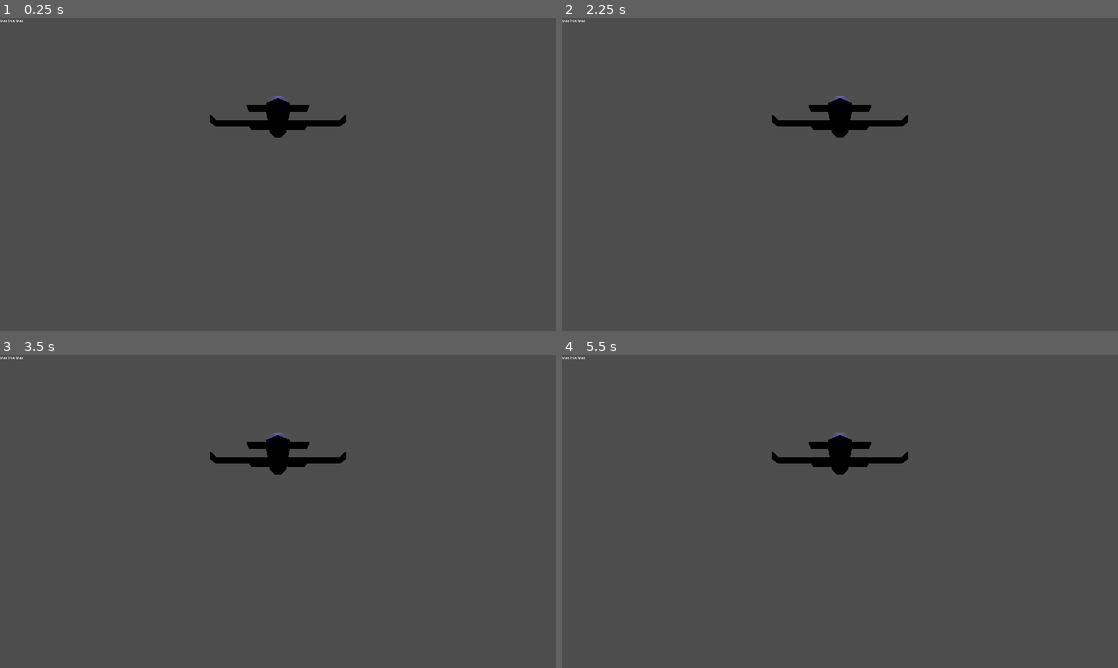
Above: before the commit, frames 1-4 (two rows, left to right).
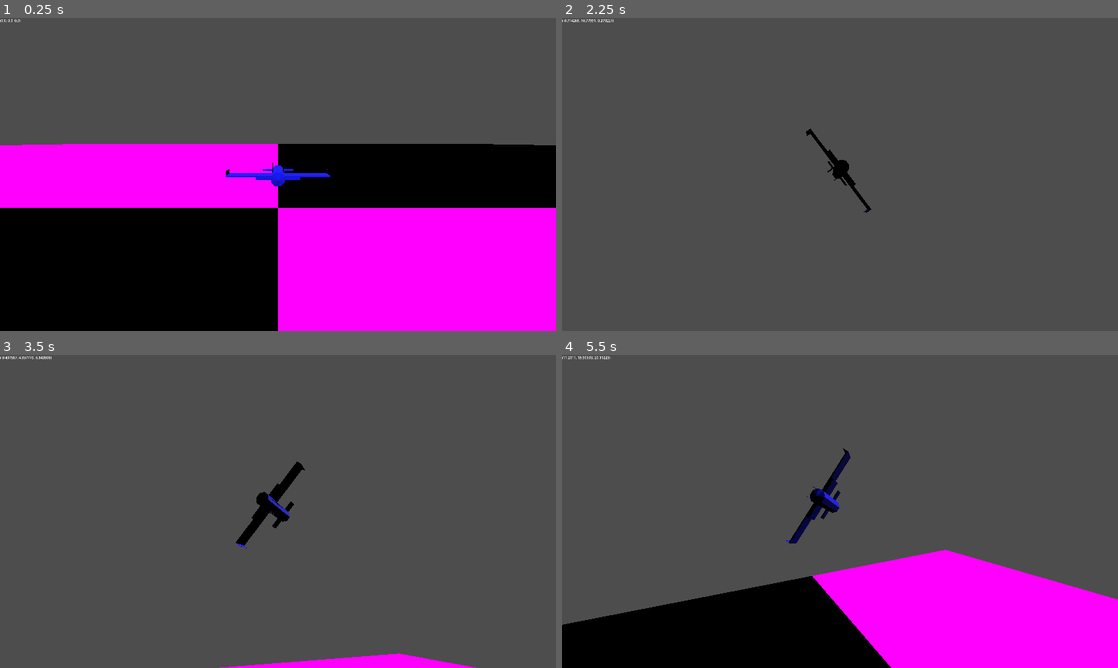
Above: after the commit, the same moments.

Repository: voidstarjms/shimmer
Game: Godot game, scene res://main.tscn
Same seed, same stepped clock (60 frames per second), same inputs: the game is played once before the commit and once after it.
Inputs:
- Up to frame 1 (0.25 s): no input
- Up to frame 2 (2.25 s): tap Enter at 0.5 s; hold Right (strafe_right) 0.53-1.28 s; hold A (roll_ccw) 0.53-1.28 s; hold K (pitch_down) 1.28-2.03 s; tap D (roll_cw) at 1.35 s; hold Right (strafe_right) from 2.03 s (still down); hold A (roll_ccw) from 2.03 s (still down)
- Up to frame 3 (3.5 s): release Right (strafe_right) at 2.78 s; release A (roll_ccw) at 2.78 s; hold I (pitch_up) from 2.78 s (still down); tap D (roll_cw) at 2.85 s
- Up to frame 4 (5.5 s): release I (pitch_up) at 3.53 s; hold A (roll_ccw) 3.53-4.28 s; hold Left (strafe_left) 3.53-5.03 s; tap D (roll_cw) at 4.35 s; hold K (pitch_down) from 5.03 s (still down); hold A (roll_ccw) from 5.03 s (still down)

The runs differ from the first frame. In frame 1, 61% of the frame differs, in the area x 0-100%, y 0-100%; in frame 2, 1.5%; in frame 3, 3.0%; in frame 4, 29%.
Error before the commit: Invalid type in utility function "min()". Cannot convert argument 2 from Vector3 to float. (res://shimwing_abstract.gd:171)

Commit message:
Removed handling grip mechanic, implemented poise

Diff:
--- a/audio_stream_player_3d.gd
+++ b/audio_stream_player_3d.gd
@@ -1,4 +1,4 @@
 extends AudioStreamPlayer3D
 
 func _process(delta: float) -> void:
-	pitch_scale = 1 + 2 * ($"..".thr_vel_vec.length() / $"..".max_spd)
+	pitch_scale = 1 + 2 * ($"..".vel_vec.length() / $"..".max_spd)
--- a/label.gd
+++ b/label.gd
@@ -1,8 +1,7 @@
 extends Label
 
 func _process(delta: float) -> void:
-	var rel_spd = $"../../shimwing_abstract".rel_spd
-	var acc_vec = $"../../shimwing_abstract".acc_vec
-	var acc_transformed = $"../../shimwing_abstract".transform.basis * acc_vec
+	var vel_vec = $"../../shimwing_abstract".vel_vec
 	#text = "%f %f %f" % [rel_spd.x, rel_spd.y, rel_spd.z]
-	text = "%s %s %s" % [acc_vec.x == acc_transformed.x, acc_vec.y == acc_transformed.y, acc_vec.z == acc_transformed.z]
+	text = "%s" % [vel_vec]
+	#text = "%s %s %s" % [vel_vec.x == thr_vec.x, vel_vec.y == thr_vec.y, vel_vec.z == thr_vec.z]
--- a/shimwing_abstract.gd
+++ b/shimwing_abstract.gd
@@ -45,8 +45,6 @@
 
 # Physics vectors
 var vel_vec = Vector3.ZERO
-var thr_vel_vec = Vector3.ZERO
-var rel_spd = Vector3.ZERO
 var acc_vec = Vector3.ZERO
 
 # Thrust values
@@ -59,11 +57,11 @@
 
 # Drag values
 var drag_airframe = 0.1
-var max_drag_decel = 10
+var max_drag_decel = 0.08
 
 # Poise scalars
-var poise_spring_const = 1
-var poise_damping = 0
+var poise_spring_const = 0.2
+var poise_damping = 0.1
 
 # Poise vectors
 var poise_pos = Vector3.ZERO
@@ -168,13 +166,13 @@
 	# TODO: get rid of magic numbers in here
 	# Main thruster thrust
 	for i in 2:
-		ret_arr.append(sign(arr[i]) * min(abs(main_thrust * arr[i]), grip_main_static * ((1 + thruster_array[i].toward_vec.dot(poise_pos)) * thruster_array[i].thrust_vec)))
+		ret_arr.append(main_thrust * arr[i] * (1 + thruster_array[i].toward_vec.dot(poise_pos)) * thruster_array[i].thrust_vec)
 	# Vertical thruster thrust
 	for i in range(2, 6):
-		ret_arr.append(sign(arr[i]) * min(abs(vrt_thrust * arr[i]), grip_main_static * ((1 + thruster_array[i].toward_vec.dot(poise_pos)) * thruster_array[i].thrust_vec)))
+		ret_arr.append(vrt_thrust * arr[i] * (1 + thruster_array[i].toward_vec.dot(poise_pos)) * thruster_array[i].thrust_vec)
 	# Lateral thruster thrust
 	for i in range(6, 10):
-		ret_arr.append(sign(arr[i]) * min(abs(lat_thrust * arr[i]), grip_main_static * ((1 + thruster_array[i].toward_vec.dot(poise_pos)) * thruster_array[i].thrust_vec)))
+		ret_arr.append(lat_thrust * arr[i] * (1 + thruster_array[i].toward_vec.dot(poise_pos)) * thruster_array[i].thrust_vec)
 
 	return ret_arr
 
@@ -195,12 +193,6 @@
 	acc_vec = Vector3.ZERO
 	for i in 10:
 		acc_vec += thrust[i]
-
-	# Factor drag into linear acceleration
-	#var lat_drag = sign(vel_vec.x) * min(abs(vel_vec.x * drag_airframe), max_drag_decel, abs(vel_vec.x))
-	#var vrt_drag = sign(vel_vec.y) * min(abs(vel_vec.y * drag_airframe), max_drag_decel, abs(vel_vec.y))
-	#var lon_drag = sign(vel_vec.z) * min(abs(vel_vec.z * drag_airframe), max_drag_decel, abs(vel_vec.z))
-	#acc_vec = acc_vec + Vector3(lat_drag, vrt_drag, lon_drag)
 
 	# Yaw
 	var yaw_amount_main = thrust[th.main_lt].dot(thruster_array[th.main_lt].thrust_vec) - thrust[th.main_rt].dot(thruster_array[th.main_rt].thrust_vec)
@@ -217,23 +209,21 @@
 
 	transform = transform.orthonormalized()
 
-	var prev_thr_vel_vec = thr_vel_vec
-	thr_vel_vec += acc_vec
-	# Clamp linear thruster velocity
-	thr_vel_vec.x = clamp(thr_vel_vec.x, -max_spd, max_spd)
-	thr_vel_vec.y = clamp(thr_vel_vec.y, -max_spd, max_spd)
-	thr_vel_vec.z = clamp(thr_vel_vec.z, -max_spd, max_spd)
-	if (vel_vec - transform.basis * thr_vel_vec).length() < grip_main_static or sign(vel_vec - thr_vel_vec) != sign(vel_vec - prev_thr_vel_vec):
-		vel_vec = transform.basis * thr_vel_vec
-	else:
-		vel_vec += grip_main_static * sliding_grip_coef * (transform.basis * acc_vec)
-	# Clamp linear velocity
-	vel_vec.x = clamp(vel_vec.x, -max_spd, max_spd)
-	vel_vec.y = clamp(vel_vec.y, -max_spd, max_spd)
-	vel_vec.z = clamp(vel_vec.z, -max_spd, max_spd)
-
+	# Accelerate craft
+	var prev_vel_vec = vel_vec
+	vel_vec += transform.basis * acc_vec
+	# Clamp velocity
+	vel_vec = vel_vec.clamp(Vector3.ONE * -max_spd, Vector3.ONE * max_spd)
+
+	# Apply deceleration
 	if lat_demand == 0 and vrt_demand == 0 and lon_demand == 0:
-		vel_vec = vel_vec.lerp(Vector3.ZERO, 0.05)
+		vel_vec = vel_vec - max_drag_decel * vel_vec.normalized()
+		if sign(prev_vel_vec.x) != sign(vel_vec.x):
+			vel_vec.x = 0
+		if sign(prev_vel_vec.y) != sign(vel_vec.y):
+			vel_vec.y = 0
+		if sign(prev_vel_vec.z) != sign(vel_vec.z):
+			vel_vec.z = 0
 
 	# Assign camera position
 	var cam = get_node("../Camera3D")
@@ -257,10 +247,18 @@
 		cam.transform.basis.y = cam.transform.basis.x.cross(cam.transform.basis.z)
 
 	# Calculate poise
-	#poise_acc = acc_vec - poise_damping * poise_vel - poise_spring_const * poise_pos
-	#poise_vel += poise_acc
-	#poise_pos += poise_vel
-	#poise_pos = poise_pos.normalized()
+	var poise_acc_undamped = poise_spring_const * (vel_vec - prev_vel_vec) - poise_spring_const * poise_pos
+	poise_acc = poise_acc_undamped - poise_damping * poise_vel
+	if sign(poise_acc.x) != sign(poise_acc_undamped.x):
+		poise_acc.x = 0
+	if sign(poise_acc.y) != sign(poise_acc_undamped.y):
+		poise_acc.y = 0
+	if sign(poise_acc.z) != sign(poise_acc_undamped.z):
+		poise_acc.z = 0
+	poise_vel += poise_acc
+	poise_pos += poise_vel
+	poise_pos = poise_pos.clamp(-1 * Vector3.ONE, Vector3.ONE)
+	print(poise_pos)
 
 	# Move actor
 	velocity = vel_vec
